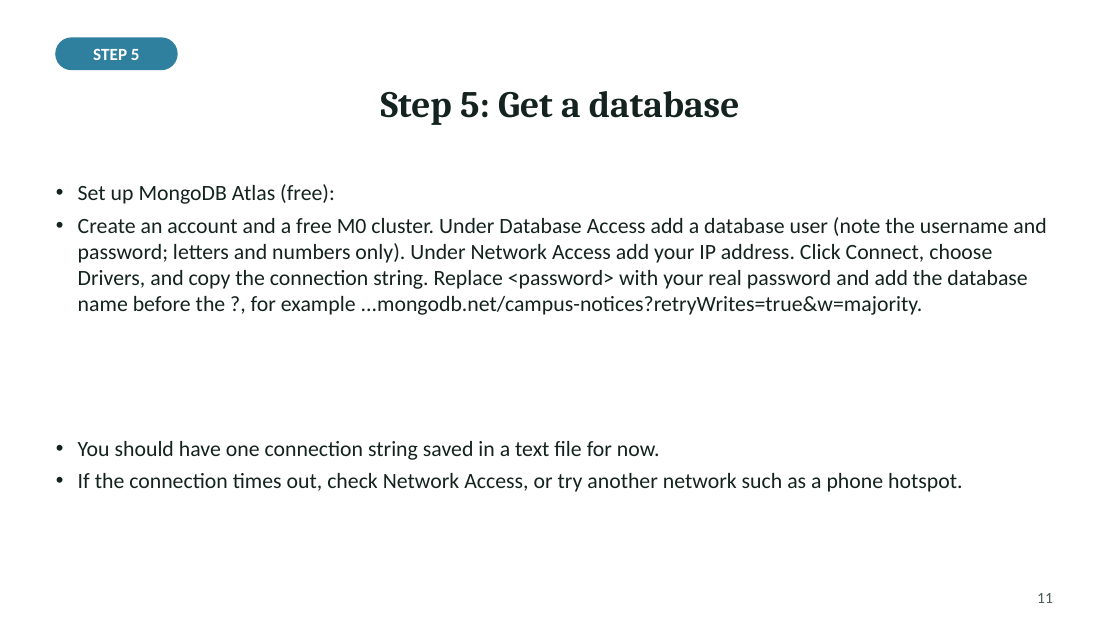
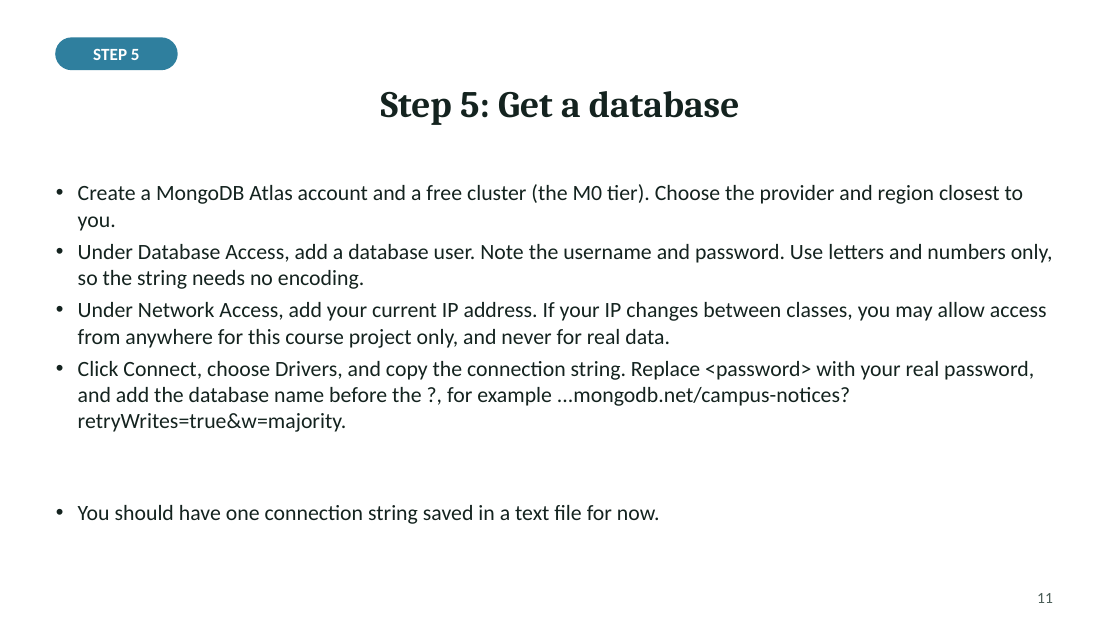
Before and after one commit to Haydzz9/sae104-site, a slide deck: slide 11 of downloads/laboratory/Week_07_Laboratory_Validation_connect_the_API_to_a_database.pptx. Drawn at 1120x630 pixels with LibreOffice and Linux fonts; fonts in the diff are those of the drawing. Boxes give left, top, right and bottom in pixels: in the first picture for what was removed or moved away, otherwise in the second. Text is boxed around its words. In the diff, an @@ line names an element or a change of style, - is before the commit and + after.

```diff
--- a/downloads/laboratory/Week_07_Laboratory_Validation_connect_the_API_to_a_database.pptx
+++ b/downloads/laboratory/Week_07_Laboratory_Validation_connect_the_API_to_a_database.pptx
@@ text at (78,184,1053,432): text changed @@
-• Set up MongoDB Atlas (free):
-• Create an account and a free M0 cluster. Under Database Access add a database user (note the username and password; letters and numbers only). Under Network Access add your IP address. Click Connect, choose Drivers, and copy the connection string. Replace <password> with your real password and add the database name before the ?, for example ...mongodb.net/campus-notices?retryWrites=true&w=majority.
+• Create a MongoDB Atlas account and a free cluster (the M0 tier). Choose the provider and region closest to you.
+• Under Database Access, add a database user. Note the username and password. Use letters and numbers only, so the string needs no encoding.
+• Under Network Access, add your current IP address. If your IP changes between classes, you may allow access from anywhere for this course project only, and never for real data.
+• Click Connect, choose Drivers, and copy the connection string. Replace <password> with your real password, and add the database name before the ?, for example ...mongodb.net/campus-notices?retryWrites=true&w=majority.
@@ text at (78,473,962,492): paragraph removed @@
-• If the connection times out, check Network Access, or try another network such as a phone hotspot.
@@ text "You should have one connection ...": place and size @@
-text "You should have one connection ..." at (78,441,962,492)
+text "You should have one connection ..." at (78,505,660,524)
```
Also in this commit, not shown: 2 other slides changed, 2 slides added, 28 other files.
